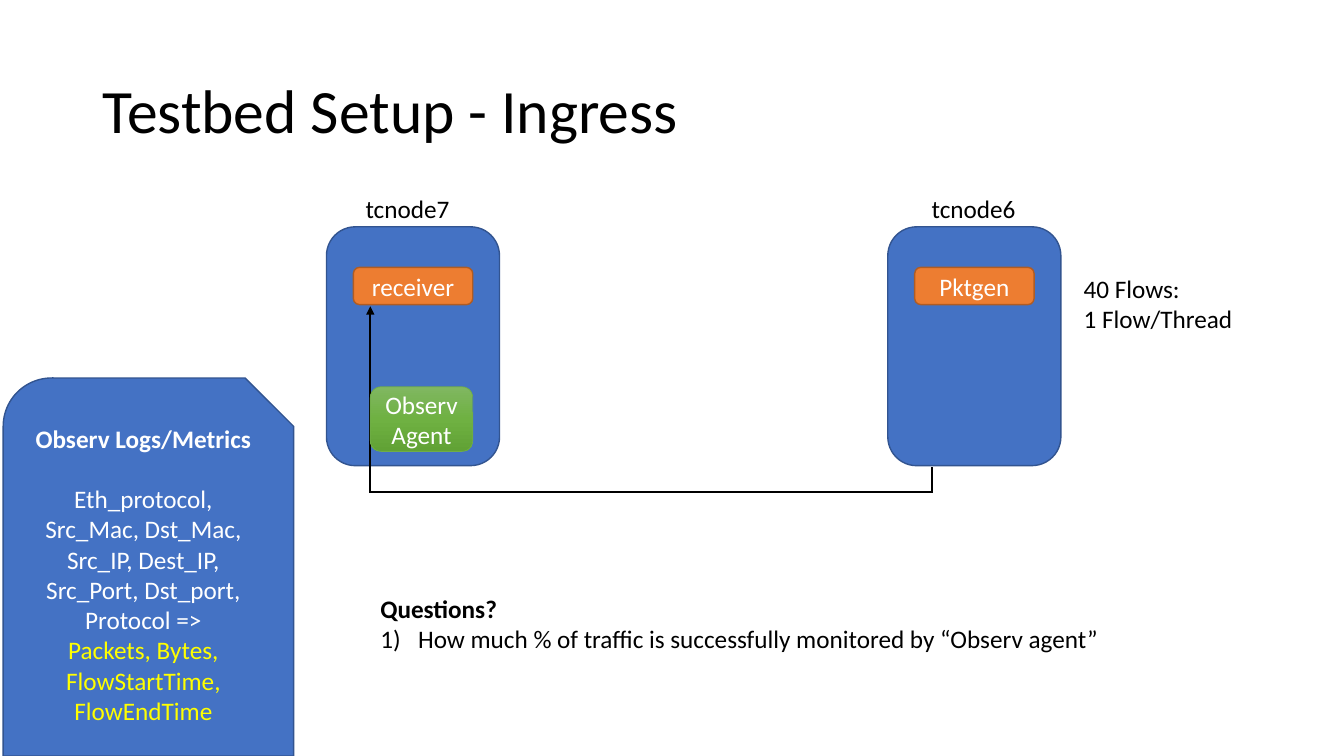
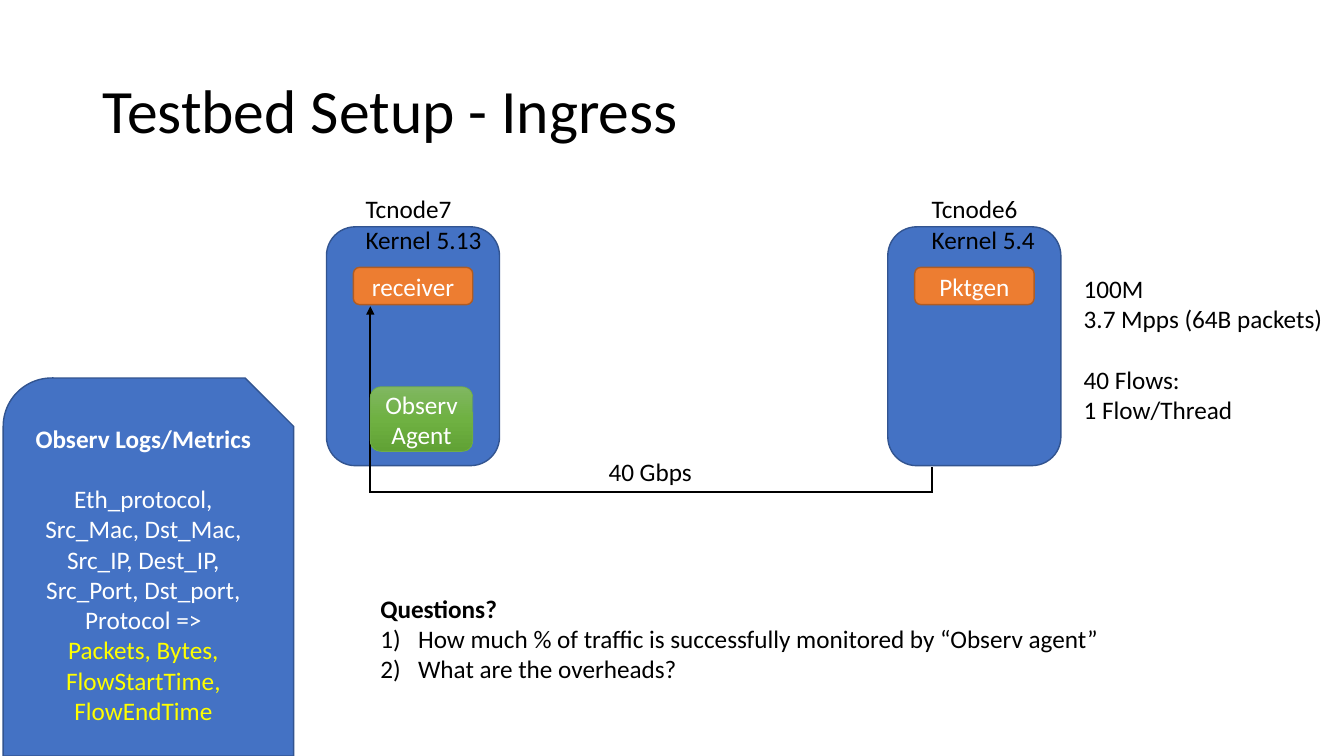
Before and after one commit to netobserv/netobserv-ebpf-agent, a slide deck: slide 2 of docs/measurements.pptx (slide 4 before the commit). Drawn at 1344x756 pixels with LibreOffice and Linux fonts; fonts in the diff are those of the drawing. Boxes give left, top, right and bottom in pixels: in the first picture for what was removed or moved away, otherwise in the second. Text is boxed around its words. In the diff, an @@ line names an element or a change of style, - is before the commit and + after.

```diff
--- a/docs/measurements.pptx
+++ b/docs/measurements.pptx
@@ text at bbox=[366, 200, 482, 249]: text changed @@
-tcnode7
+Tcnode7
+Kernel 5.13
@@ text at bbox=[932, 200, 1035, 249]: text changed @@
-tcnode6
+Tcnode6
+Kernel 5.4
@@ text at bbox=[1084, 281, 1322, 332]: paragraphs added @@
+100M
+3.7 Mpps (64B packets)
@@ text added at bbox=[609, 463, 692, 485], 18 pt, text #000000 @@
+40 Gbps
@@ text at bbox=[418, 660, 676, 679]: paragraph added @@
+2) What are the overheads?
```
Also in this commit, not shown: 4 other slides changed.
